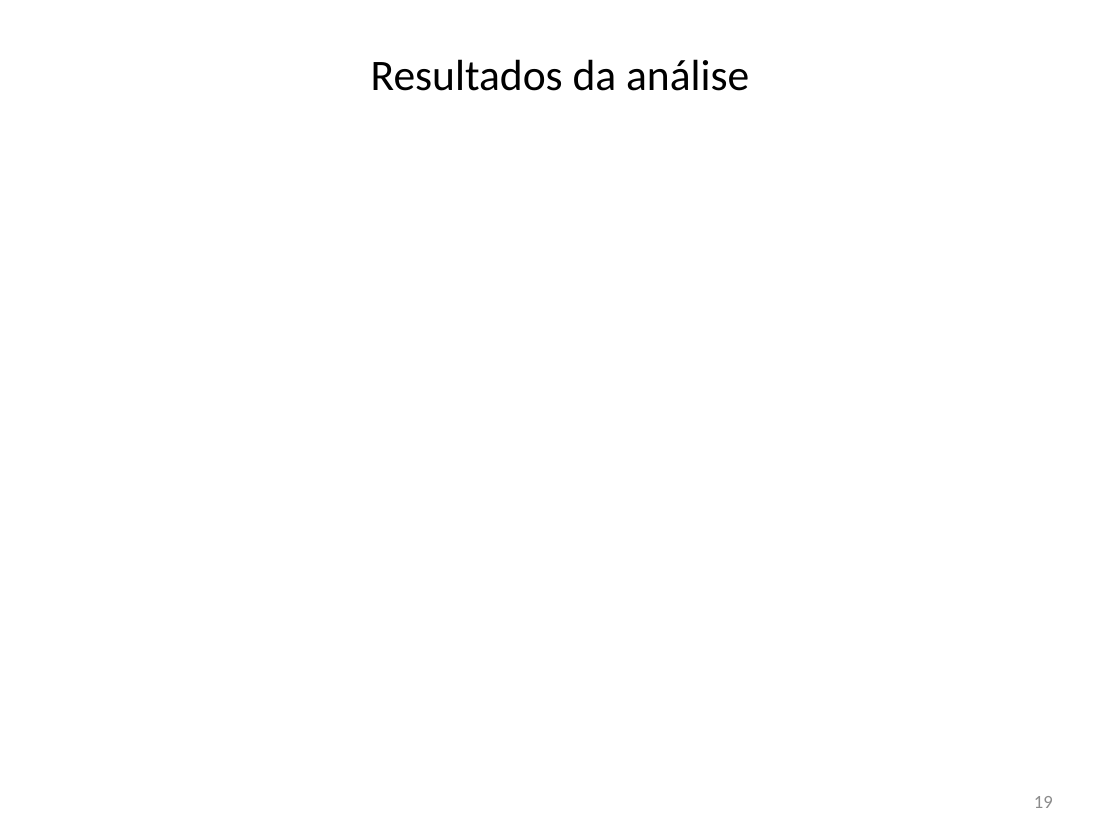
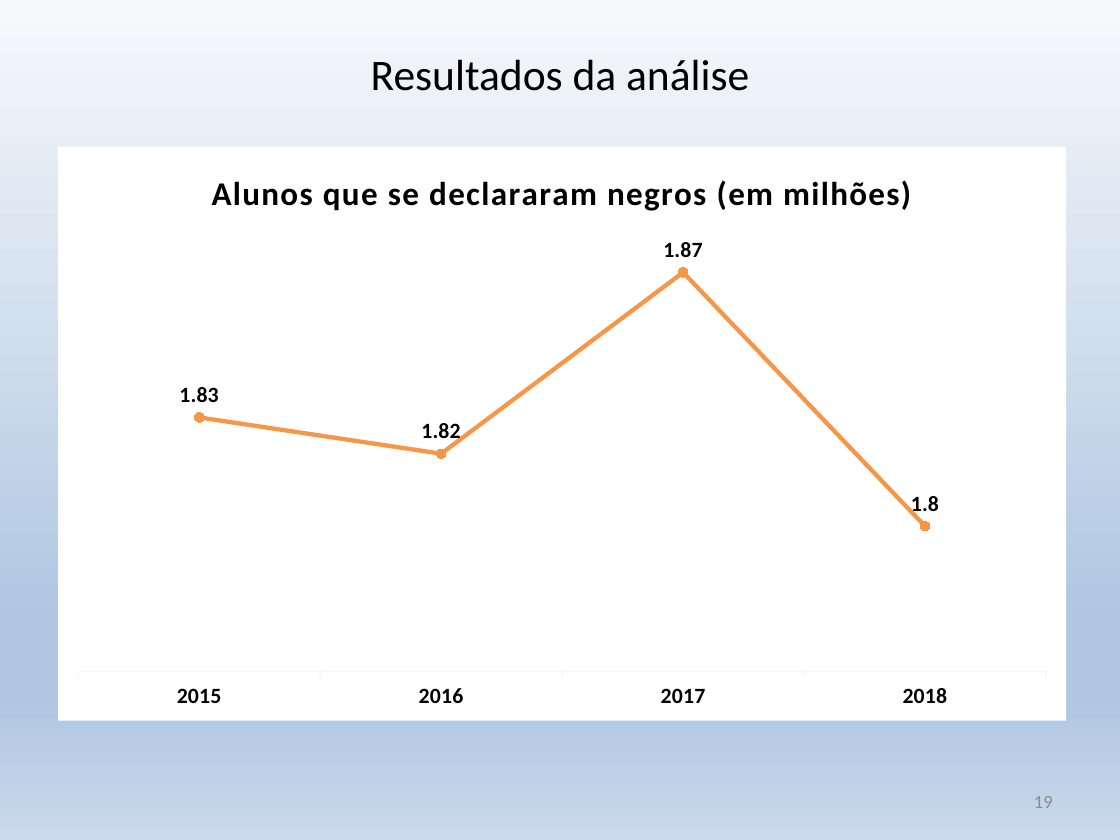
Before and after one commit to krieggerms/Analise-da-Insercao-do-Aluno-Negro-com-BI, a slide deck: slide 19 of APRESENTAÇÃO TCC.pptx. Drawn at 1120x840 pixels with LibreOffice and Linux fonts; fonts in the diff are those of the drawing; background and template pictures are left out. Boxes give left, top, right and bottom in pixels: in the first picture for what was removed or moved away, otherwise in the second. Text is boxed around its words. In the diff, an @@ line names an element or a change of style, - is before the commit and + after.

```diff
--- a/APRESENTAÇÃO TCC.pptx
+++ b/APRESENTAÇÃO TCC.pptx
@@ background picture (left out) to gradient #F6F9FC to #B0C6E1 to #CAD9EB @@
@@ line chart added at bbox=[58, 147, 1066, 721] @@
+title "Alunos que se declararam negros (em milhões) "
+categories: 2015, 2016, 2017, 2018
+Series 1: 1.83, 1.82, 1.87, 1.8
```
Also in this commit, not shown: 24 other slides changed.
